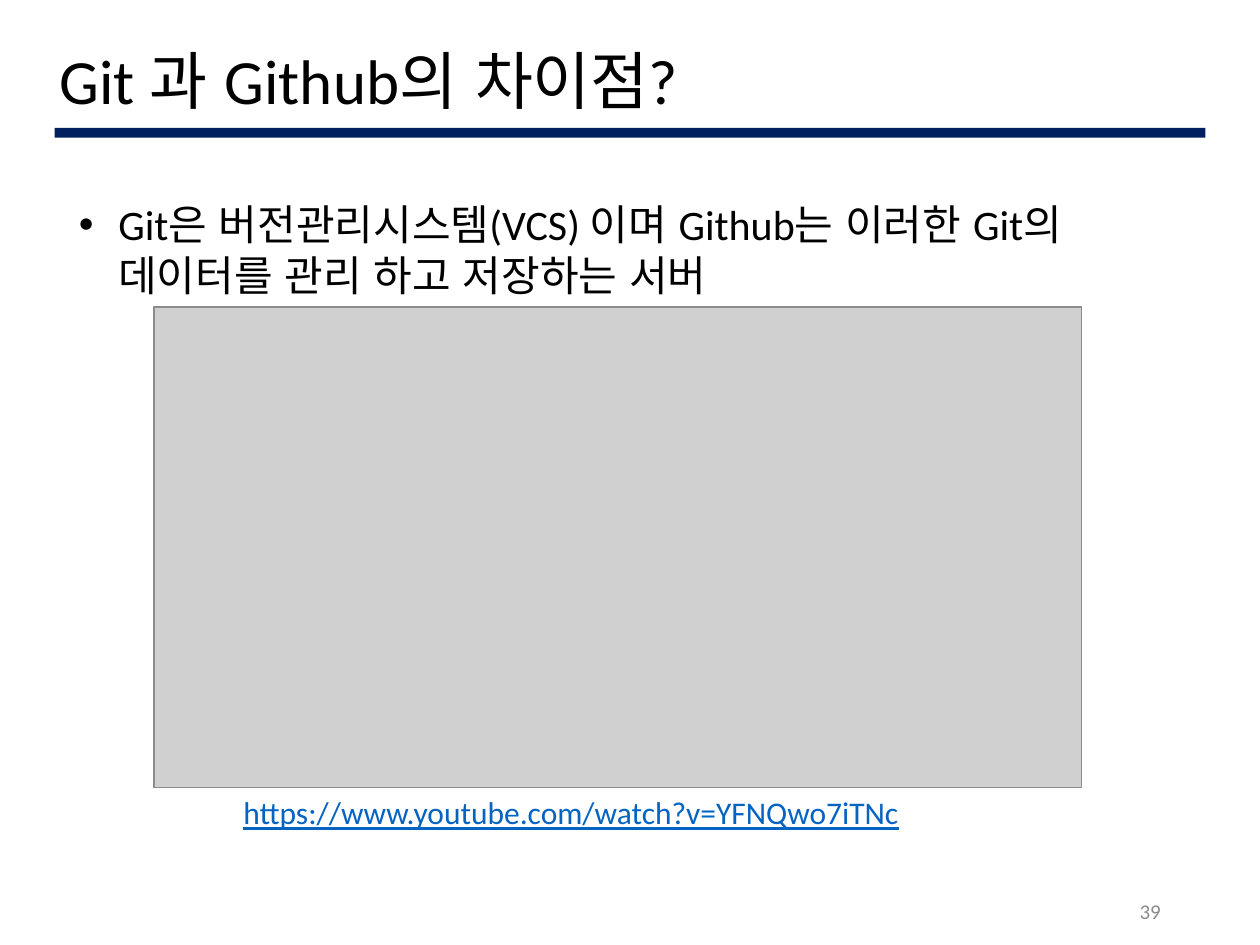
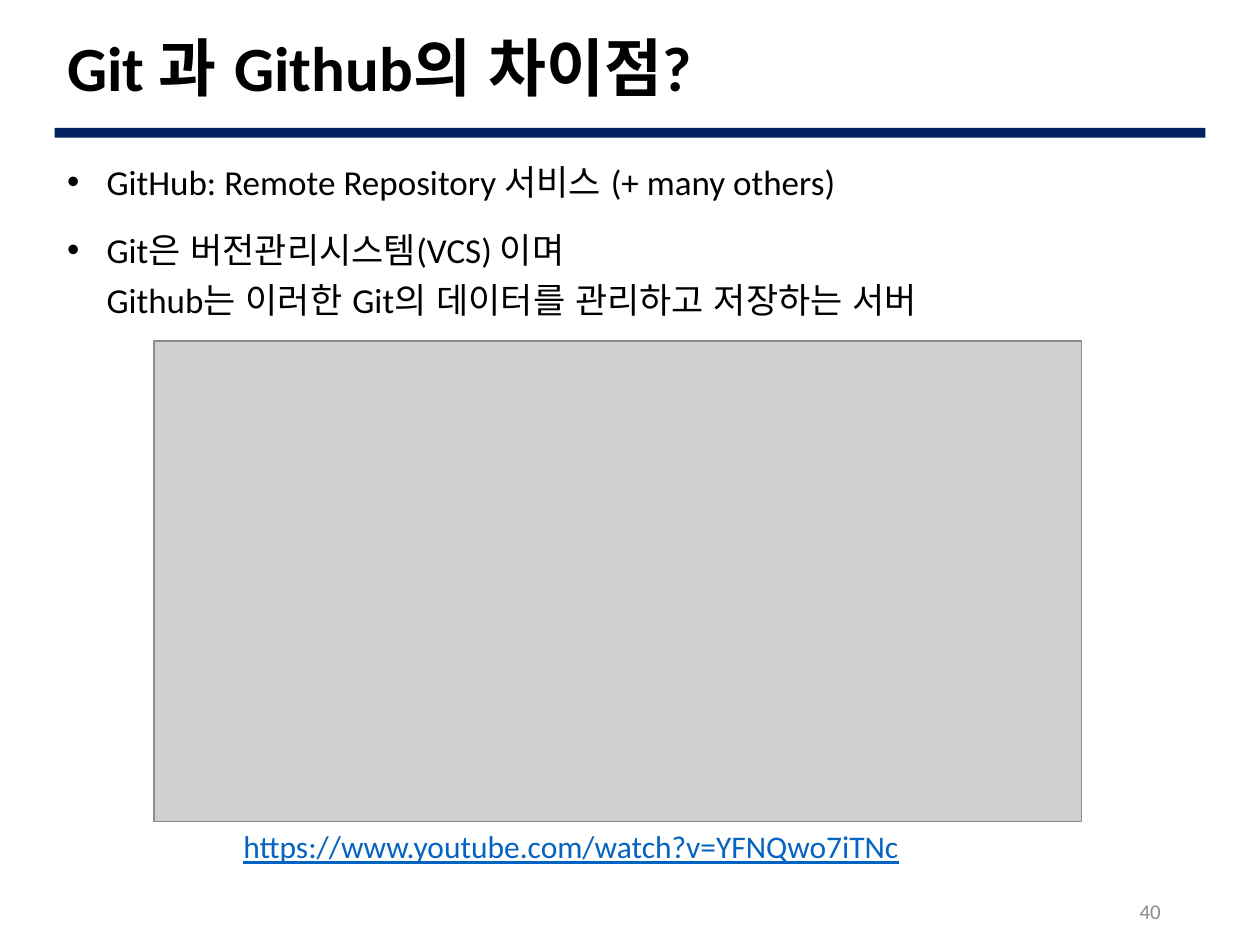
Before and after one commit to JBNU-JEduTools/osscourse, a slide deck: slide 40 of Slides 2020/5. Git 초급.pptx (slide 39 before the commit). Drawn at 1260x945 pixels with LibreOffice and Linux fonts; fonts in the diff are those of the drawing; grey boxes stand for pictures; background and template pictures are left out. Boxes give left, top, right and bottom in pixels: in the first picture for what was removed or moved away, otherwise in the second. Text is boxed around its words. In the diff, an @@ line names an element or a change of style, - is before the commit and + after.

```diff
--- a/Slides 2020/5. Git 초급.pptx
+++ b/Slides 2020/5. Git 초급.pptx
@@ title "Git 과 Github의 차이점?": place and size @@
-title "Git 과 Github의 차이점?" at box(60, 52, 678, 109)
+title "Git 과 Github의 차이점?" at box(67, 38, 692, 97)
@@ title "Git 과 Github의 차이점?" at box(67, 38, 692, 97): bold on; line spacing 1 to 0.9; vertical alignment top to middle @@
@@ text at box(107, 166, 917, 316): text changed; size 24 to 20 pt @@
-• Git은 버전관리시스템(VCS) 이며 Github는 이러한 Git의 데이터를 관리 하고 저장하는 서버
+• GitHub: Remote Repository 서비스 (+ many others)
+• Git은 버전관리시스템(VCS) 이며
+  Github는 이러한 Git의 데이터를 관리하고 저장하는 서버
@@ picture: place and size @@
-picture at box(154, 307, 1081, 788)
+picture at box(154, 341, 1081, 822)
@@ text "https://www.youtube.com/watch?v=YFNQwo7iTNc": place and size @@
-text "https://www.youtube.com/watch?v=YFNQwo7iTNc" at box(243, 802, 898, 830)
+text "https://www.youtube.com/watch?v=YFNQwo7iTNc" at box(243, 836, 898, 864)
@@ page number at box(1140, 905, 1161, 919): text changed @@
-39
+40
```
Also in this commit, not shown: 13 other slides changed, 4 other files.
